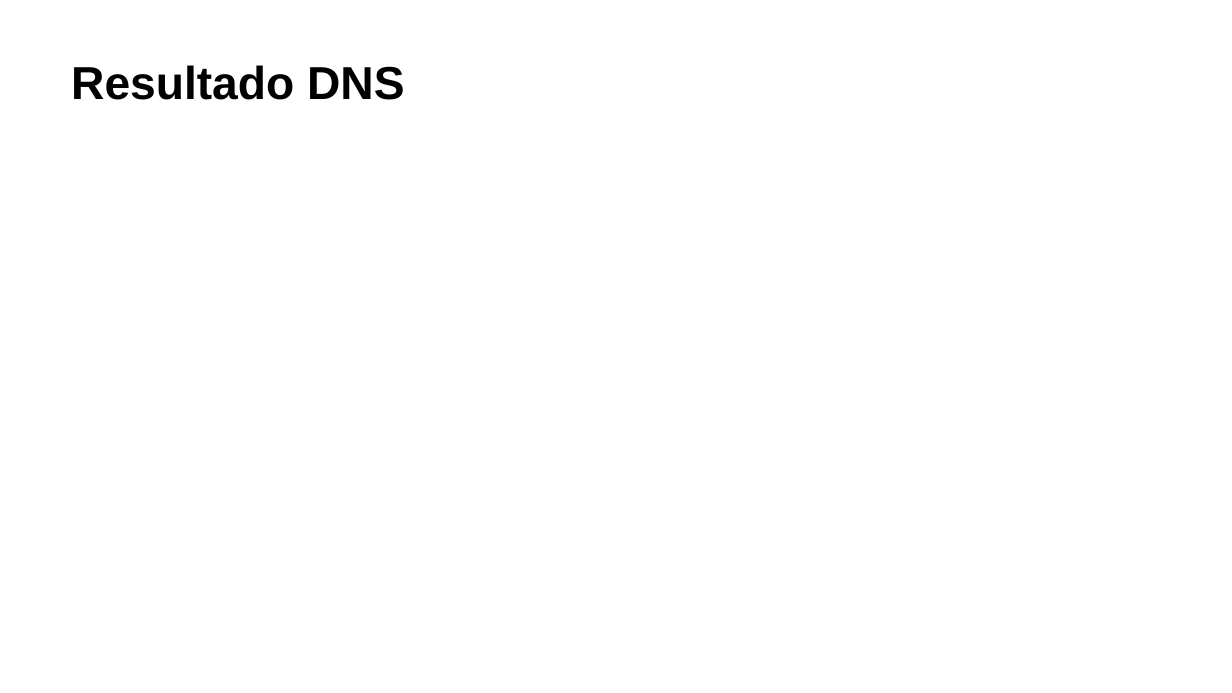
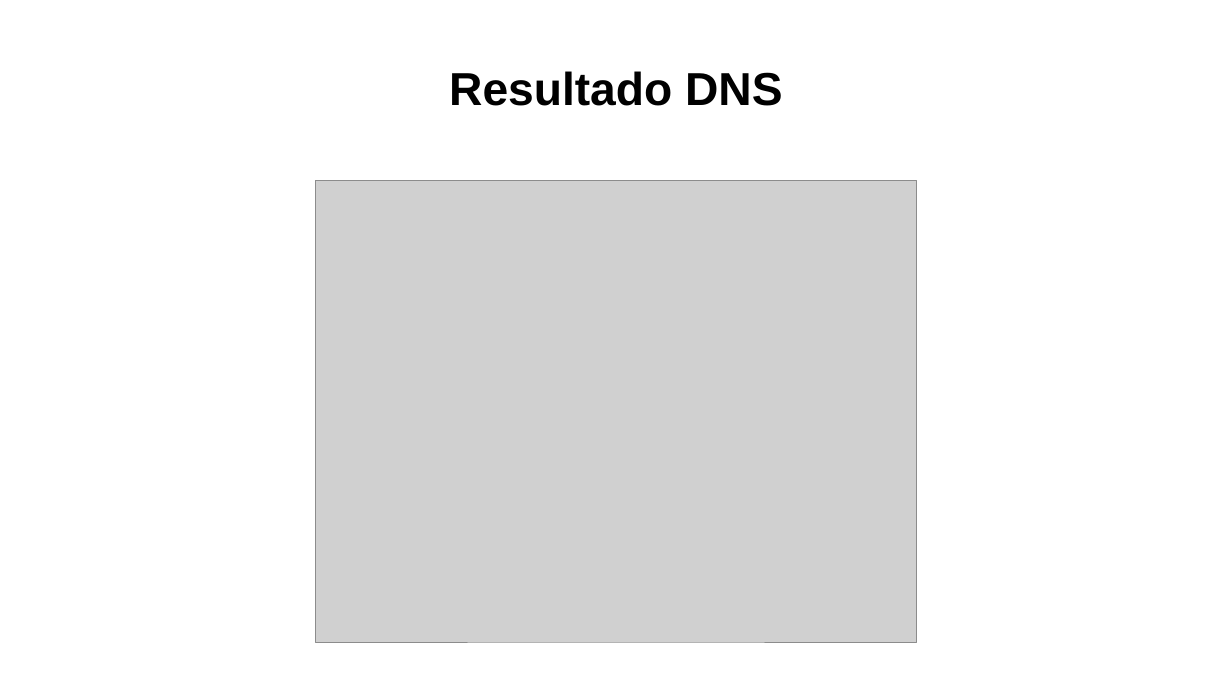
Before and after one commit to MartinhoCaeiro/WAF-Guide, a slide deck: slide 8 of Presentation/SlidesApresentaçãoProjeto.pptx. Drawn at 1232x693 pixels with LibreOffice and Linux fonts; fonts in the diff are those of the drawing; grey boxes stand for pictures. Boxes give left, top, right and bottom in pixels: in the first picture for what was removed or moved away, otherwise in the second. Text is boxed around its words. In the diff, an @@ line names an element or a change of style, - is before the commit and + after.

```diff
--- a/Presentation/SlidesApresentaçãoProjeto.pptx
+++ b/Presentation/SlidesApresentaçãoProjeto.pptx
@@ title "Resultado DNS" moved from (x1=71, y1=65, x2=404, y2=100) to (x1=449, y1=71, x2=782, y2=106) @@
@@ title "Resultado DNS" at (x1=449, y1=71, x2=782, y2=106): alignment left to centre; vertical alignment top to bottom @@
@@ picture added at (x1=315, y1=180, x2=917, y2=642) @@
```
Also in this commit, not shown: 7 other slides changed, 5 slides added, 4 slides removed, 3 other files.
